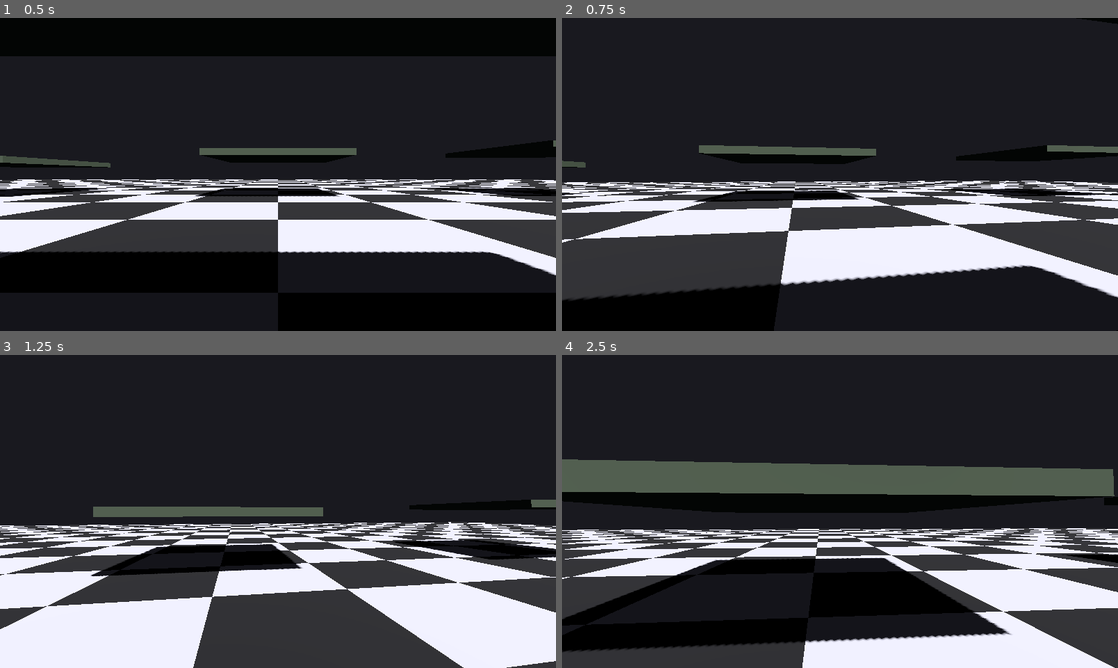
Above: before the commit, frames 1-4 (two rows, left to right).
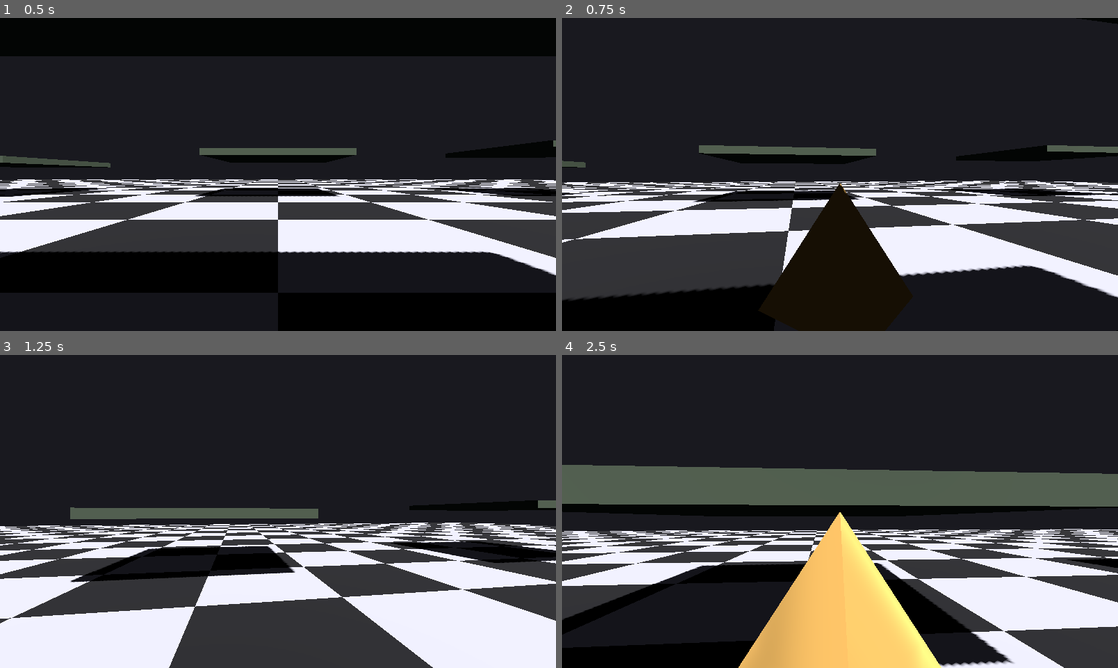
Above: after the commit, the same moments.

Repository: radomirsky/190K-G.O.P
Game: Godot game, scene res://main.tscn
Two runs of this game, one before a commit and one after it. Both use one fixed random seed, a clock stepped at 60 frames per second and the inputs below.
Inputs (mouse positions are in pixels of both pictures, inside the frame that each line leads up to):
- Up to frame 1 (0.5 s): no input
- Up to frame 2 (0.75 s): tap Enter at 0.5 s; move the mouse to (867, 174) at 0.52 s; hold W from 0.53 s (still down); hold Shift from 0.53 s (still down); tap R at 0.6 s; click (867, 174) at 0.67 s
- Up to frame 3 (1.25 s): keep holding W; keep holding Shift; tap Space at 0.77 s
- Up to frame 4 (2.5 s): keep holding W; move the mouse to (812, 511) at 1.27 s; release Shift at 1.28 s; tap Shift at 1.35 s; click (812, 511) at 1.42 s; tap Space at 1.52 s; tap R at 1.55, 2.1 s; move the mouse to (851, 505) at 2.02 s; hold Shift from 2.03 s (still down); click (851, 505) at 2.17 s

Frame 1 is identical in both runs. In frame 2, 3.5% of the frame differs, in the area x 38-61%, y 52-86%; in frame 3, 12%; in frame 4, 34%, in the area x 0-100%, y 33-100%.

Commit message:
Shift+R: спавн пирамиды (throwable); цвет free из метаданных
Made-with: Cursor

Diff:
--- a/player.gd
+++ b/player.gd
@@ -1,6 +1,7 @@
 extends CharacterBody3D
 
 const THROWABLE_CUBE_SCENE := preload("res://throwable_cube.tscn")
+const THROWABLE_PYRAMID_SCENE := preload("res://throwable_pyramid.tscn")
 const THROWABLE_COLOR_FREE := Color(0.45, 0.65, 0.95, 1.0)
 const THROWABLE_COLOR_FIXED := Color(0.28, 0.72, 0.38, 1.0)
 
@@ -13,6 +14,7 @@
 @export var throw_charge_full_time: float = 0.85
 @export var body_push_multiplier: float = 1.15
 @export var cube_spawn_distance: float = 3.0
+@export var pyramid_spawn_height: float = 0.575
 @export var glue_look_distance: float = 4.0
 @export var glue_pair_max_distance: float = 1.45
 
@@ -98,6 +100,13 @@
 			_spawn_throwable_cube()
 			get_viewport().set_input_as_handled()
 		elif (
+			event.keycode == KEY_R
+			and (event.shift_pressed or Input.is_key_pressed(KEY_SHIFT))
+			and Input.mouse_mode == Input.MOUSE_MODE_CAPTURED
+		):
+			_spawn_throwable_pyramid()
+			get_viewport().set_input_as_handled()
+		elif (
 			event.keycode == KEY_Z
 			and (event.shift_pressed or Input.is_key_pressed(KEY_SHIFT))
 			and Input.mouse_mode == Input.MOUSE_MODE_CAPTURED
@@ -174,8 +183,11 @@
 
 
 func _ensure_throwable_material(mesh: MeshInstance3D) -> StandardMaterial3D:
+	var body := mesh.get_parent() as RigidBody3D
 	var ovr := mesh.get_surface_override_material(0) as StandardMaterial3D
 	if ovr:
+		if body and not body.has_meta("_free_albedo"):
+			body.set_meta("_free_albedo", ovr.albedo_color)
 		return ovr
 	var src: Material = null
 	if mesh.mesh:
@@ -186,6 +198,8 @@
 		ovr = StandardMaterial3D.new()
 		ovr.albedo_color = THROWABLE_COLOR_FREE
 	mesh.set_surface_override_material(0, ovr)
+	if body and not body.has_meta("_free_albedo"):
+		body.set_meta("_free_albedo", ovr.albedo_color)
 	return ovr
 
 
@@ -196,12 +210,15 @@
 	if mesh == null:
 		return
 	var mat := _ensure_throwable_material(mesh)
+	var free_col := THROWABLE_COLOR_FREE
+	if rb.has_meta("_free_albedo"):
+		free_col = rb.get_meta("_free_albedo") as Color
 	if rb == _held:
-		mat.albedo_color = THROWABLE_COLOR_FREE
+		mat.albedo_color = free_col
 	elif rb.freeze:
 		mat.albedo_color = THROWABLE_COLOR_FIXED
 	else:
-		mat.albedo_color = THROWABLE_COLOR_FREE
+		mat.albedo_color = free_col
 
 
 func _refresh_all_throwable_visuals() -> void:
@@ -230,6 +247,28 @@
 	if _cubes_world_locked:
 		cube.freeze = true
 	_update_throwable_visual(cube)
+
+
+func _spawn_throwable_pyramid() -> void:
+	var scene := get_tree().current_scene
+	if scene == null:
+		return
+	var pyr := THROWABLE_PYRAMID_SCENE.instantiate() as RigidBody3D
+	var forward := -global_transform.basis.z
+	forward.y = 0.0
+	if forward.length_squared() > 0.0001:
+		forward = forward.normalized()
+	else:
+		forward = Vector3(0.0, 0.0, -1.0)
+	var spawn_pos := global_position + forward * cube_spawn_distance
+	spawn_pos.y = global_position.y + pyramid_spawn_height
+	scene.add_child(pyr)
+	pyr.global_position = spawn_pos
+	pyr.linear_velocity = Vector3.ZERO
+	pyr.angular_velocity = Vector3.ZERO
+	if _cubes_world_locked:
+		pyr.freeze = true
+	_update_throwable_visual(pyr)
 
 
 func _toggle_cubes_world_lock() -> void:
--- /dev/null
+++ b/throwable_pyramid.tscn
@@ -0,0 +1,27 @@
+[gd_scene load_steps=4 format=3 uid="uid://b8throwpyramid01"]
+
+[sub_resource type="CylinderMesh" id="CylinderMesh_pyr"]
+top_radius = 0.0
+bottom_radius = 0.75
+height = 1.15
+radial_segments = 4
+rings = 1
+cap_top = false
+cap_bottom = true
+
+[sub_resource type="StandardMaterial3D" id="StandardMaterial3D_pyr"]
+albedo_color = Color(0.92, 0.72, 0.38, 1)
+
+[sub_resource type="ConvexPolygonShape3D" id="ConvexShape3D_pyr"]
+points = PackedVector3Array(0.75, -0.575, 0, 0, -0.575, 0.75, -0.75, -0.575, 0, 0, -0.575, -0.75, 0, 0.575, 0)
+
+[node name="Pyramid" type="RigidBody3D" groups=["throwable"]]
+mass = 0.8
+continuous_cd = true
+
+[node name="MeshInstance3D" type="MeshInstance3D" parent="."]
+mesh = SubResource("CylinderMesh_pyr")
+surface_material_override/0 = SubResource("StandardMaterial3D_pyr")
+
+[node name="CollisionShape3D" type="CollisionShape3D" parent="."]
+shape = SubResource("ConvexShape3D_pyr")
